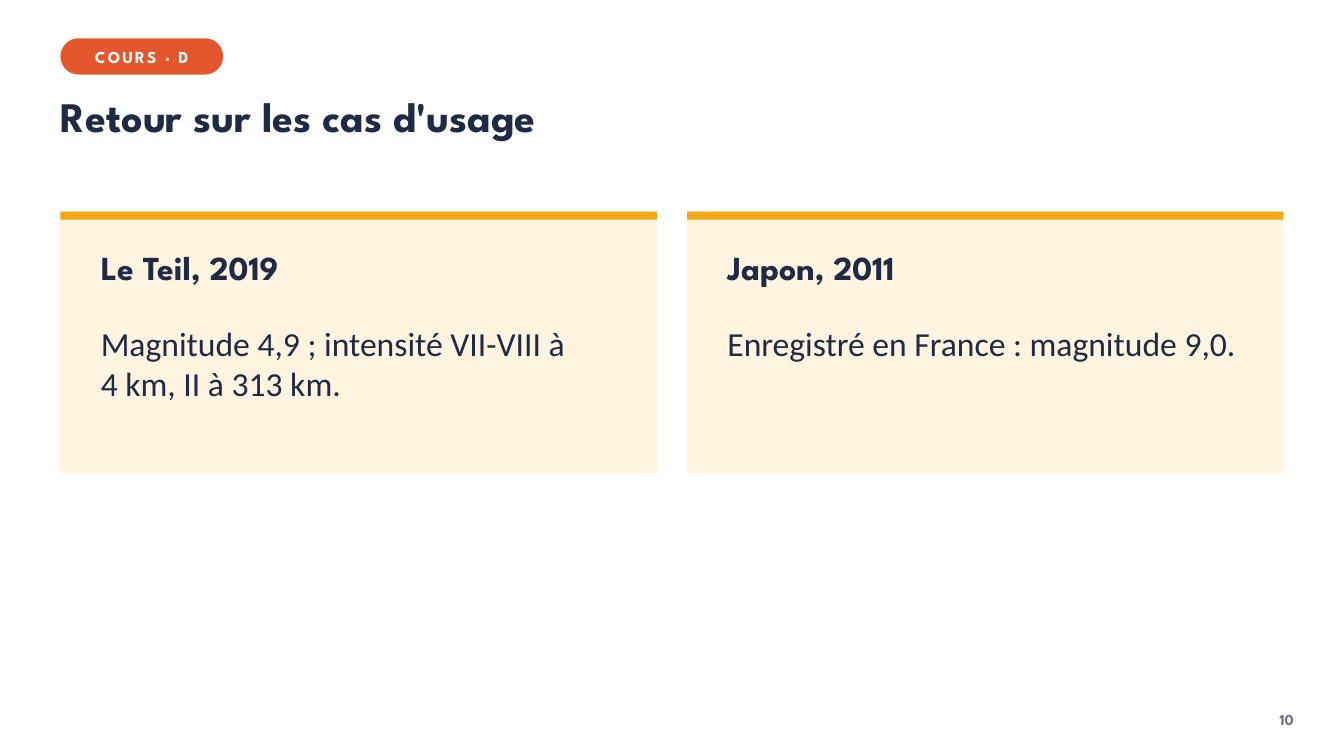
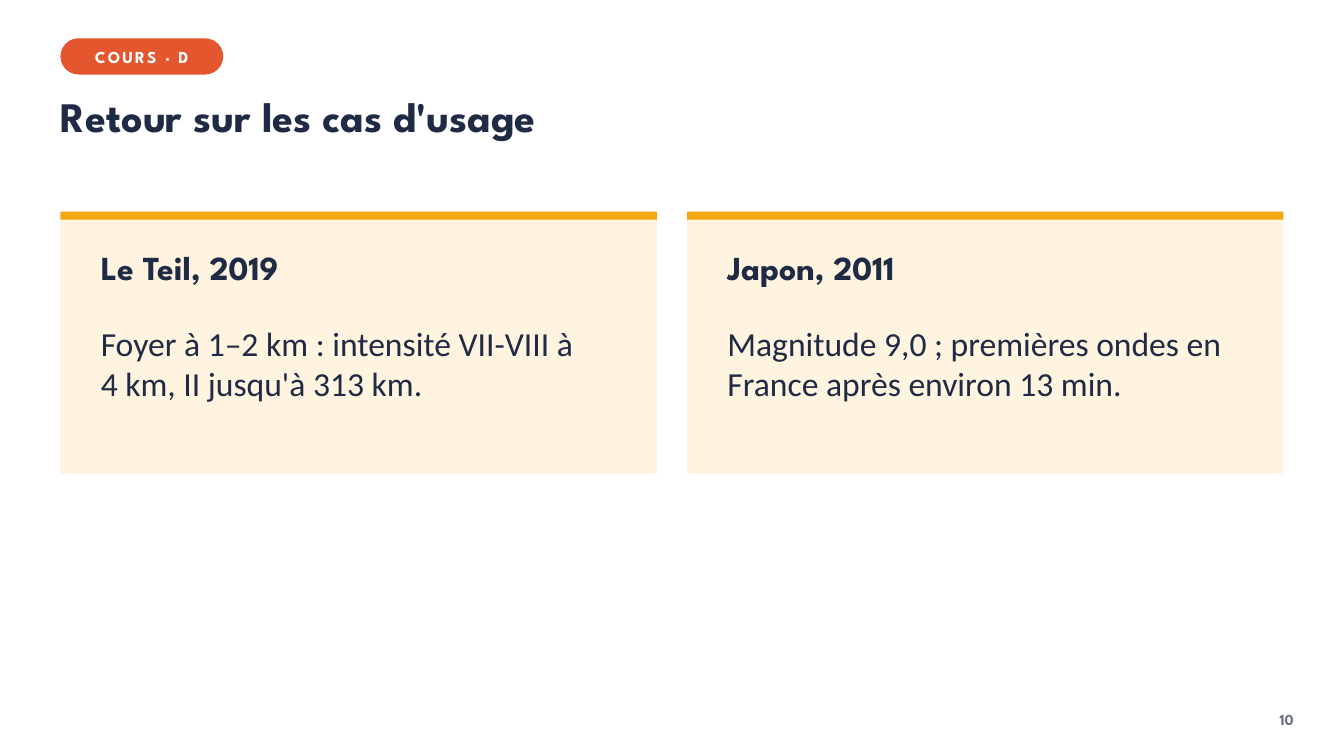
Before and after one commit to VinceIXIV/SVT-cour, a slide deck: slide 10 of cours/4e/S02-mesurer-un-seisme/4e-S02-diaporama.pptx. Drawn at 1344x756 pixels with LibreOffice and Linux fonts; fonts in the diff are those of the drawing. Boxes give left, top, right and bottom in pixels: in the first picture for what was removed or moved away, otherwise in the second. Text is boxed around its words. In the diff, an @@ line names an element or a change of style, - is before the commit and + after.

```diff
--- a/cours/4e/S02-mesurer-un-seisme/4e-S02-diaporama.pptx
+++ b/cours/4e/S02-mesurer-un-seisme/4e-S02-diaporama.pptx
@@ text at (x1=101, y1=332, x2=573, y2=402): text changed @@
-Magnitude 4,9 ; intensité VII-VIII à 4 km, II à 313 km.
+Foyer à 1–2 km : intensité VII-VIII à 4 km, II jusqu'à 313 km.
@@ text at (x1=727, y1=332, x2=1221, y2=402): text changed @@
-Enregistré en France : magnitude 9,0.
+Magnitude 9,0 ; premières ondes en France après environ 13 min.
```
Also in this commit, not shown: 13 other files.
